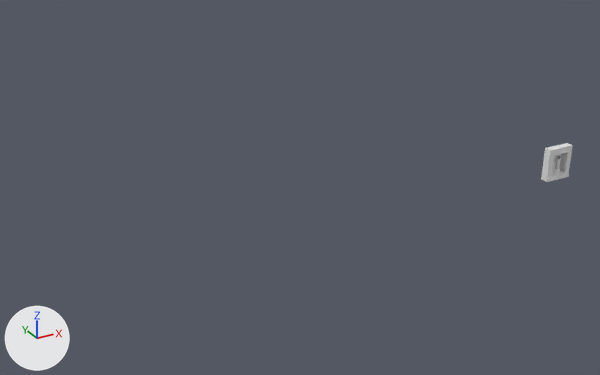
Before and after pictures for a commit that changed the FBX model Assets/Models/Environment/ST_Wall_B.fbx.
Before and after are seen from a 50 mm camera at (-80.2, -74.3, 44.0) aimed at (-34.3, 9.1, 2.3). Arrows for +X, +Y and +Z are at lower left; the lights stay in place. Materials are left out; every surface is plain grey. Where no turn or scale is listed for an object, it has been applied to the vertices. Vertices at the same position are counted once.

Before the edit, the objects in view are built like this:
```python
me_mesh = bpy.data.meshes.new('Mesh')
me_mesh.from_pydata(...)  # 229 vertices, 168 faces; spans x -2.0..2.0, y -0.62..0.52, z 0.0..4.5
me_mesh.materials.append(mat_material__5)
ob_st_wall_b = bpy.data.objects.new('ST_Wall_B', me_mesh)
ob_st_wall_b.location = (0.0, 0.0, 0.0)
```
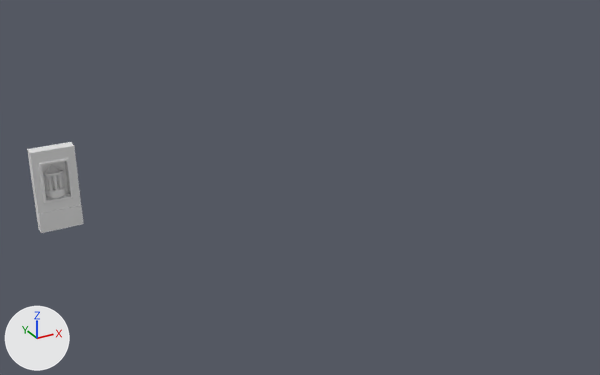
Location of each change, (x1, y1, x2, y2) in pixels of the pictures (600 x 375 px; the box of a moved part takes in the faces that stretch with it):
'ST_Wall_B', reshaped, moved (76% wider, 130% taller)
    before: (541, 143, 573, 182)
    after: (27, 142, 84, 233)
part 1 of me_mesh, moved or reshaped
    before: (553, 160, 556, 169)
    after: (48, 176, 52, 191)
part 2 of me_mesh, moved or reshaped
    before: (556, 160, 559, 169)
    after: (53, 176, 58, 190)
part 3 of me_mesh, moved or reshaped (not visible before)
    after: (58, 172, 62, 189)
part 4 of me_mesh, moved or reshaped
    before: (554, 156, 561, 161)
    after: (43, 166, 63, 176)
part 5 of me_mesh, moved or reshaped
    before: (552, 167, 560, 174)
    after: (45, 186, 66, 198)
part 6 of me_mesh, rebuilt (76% wider, 130% taller)
    before: (541, 143, 573, 182)
    after: (27, 142, 84, 233)

The edits, one by one:
me_mesh is used by ob_st_wall_b; location (0.0, 0.0, 0.0).
me_mesh had 229 vertices, 168 faces and spanned x -2.0..2.0, y -0.62..0.52, z 0.0..4.5.
me_mesh now has 221 vertices, 160 faces and spans x -2.5..2.5, y -0.78..0.78, z 0.0..10.0.
me_mesh part 1: the loose piece of 16 vertices spanning x -0.51..-0.29, y -0.1..0.12, z 1.32..2.69 is scaled about its middle by 1.45, then moved by (-0.18, 0.16, 3.71).
me_mesh part 2: the loose piece of 16 vertices spanning x -0.11..0.11, y -0.26..-0.05, z 1.32..2.69 is scaled about its middle by 1.45, then moved by (0.0, 0.09, 3.71).
me_mesh part 3: the loose piece of 16 vertices spanning x 0.46..0.68, y 0.31..0.52, z 1.32..2.69 is scaled about its middle by 1.45, then moved by (0.02, -0.24, 3.71).
me_mesh part 4: the loose piece of 46 vertices spanning x -0.84..0.84, y -0.39..0.47, z 2.68..3.36 is scaled about its middle by 1.45, then moved by (0.0, 0.1, 4.17).
me_mesh part 5: the loose piece of 15 vertices spanning x -0.8..0.8, y -0.39..0.41, z 0.73..1.33 is scaled about its middle by 1.45, then moved by (0.0, 0.16, 3.27).
me_mesh part 6: the loose piece of 88 vertices spanning x -2.0..2.0, y -0.62..0.49, z 0.0..4.5 is rebuilt with 80 vertices and now spans x -2.5..2.5, y -0.78..0.78, z 0.0..10.0.
Object 'ST_Wall_B' (ob_st_wall_b) moves from (0.0, 0.0, 0.0) to (-62.21, 17.4, 0.0).
